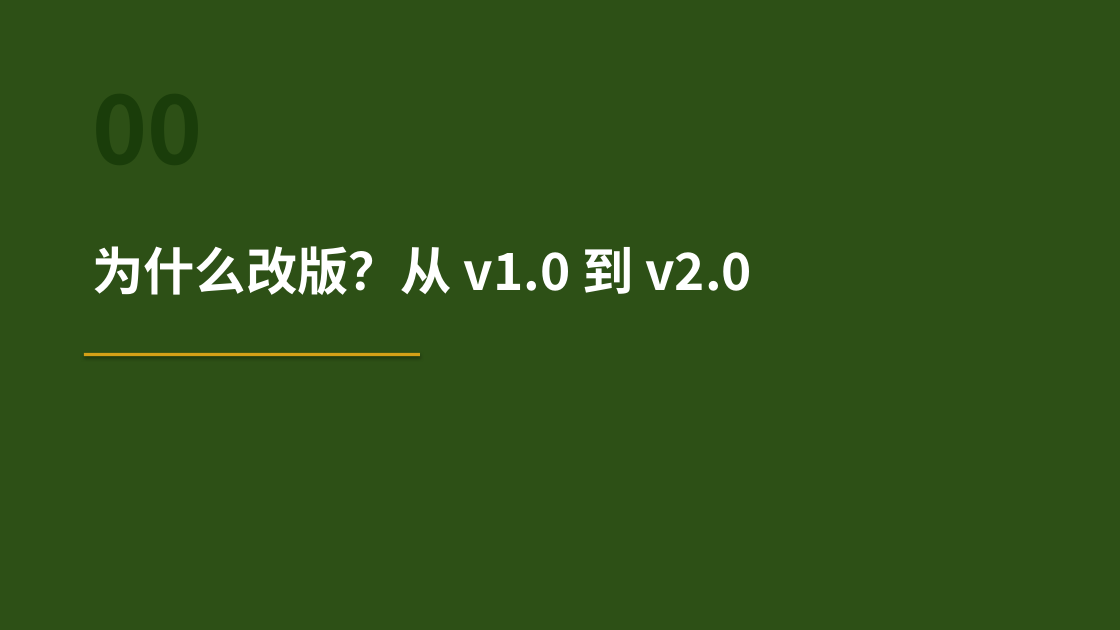
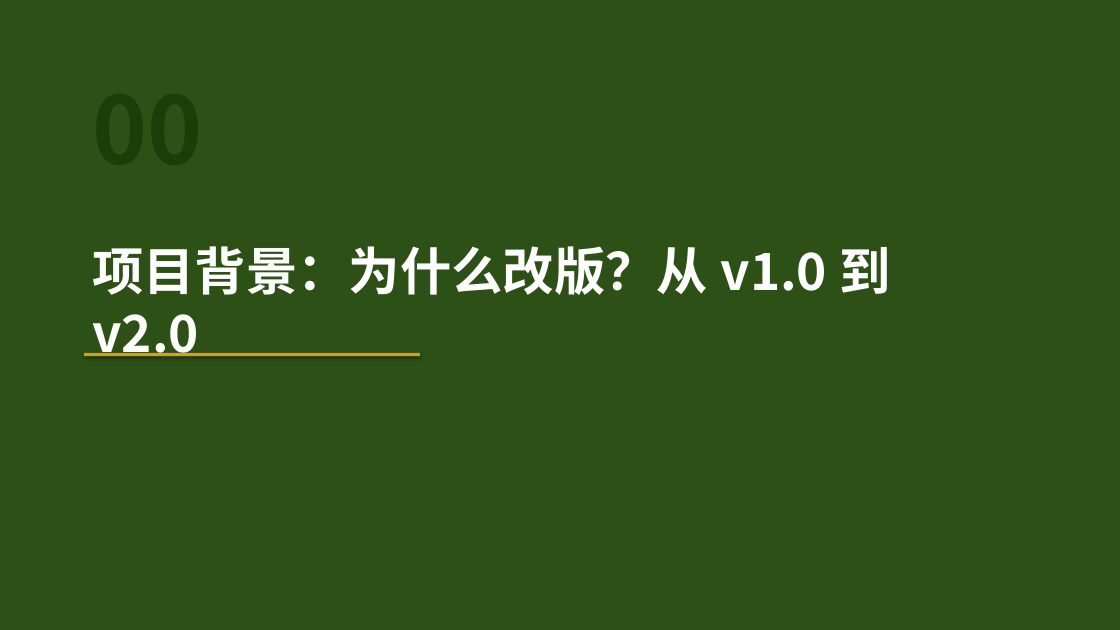
Before and after one commit to 975801846-star/workspace-outputs, a slide deck: slide 2 of tunjunying/plan_v2.pptx. Drawn at 1120x630 pixels with LibreOffice and Linux fonts; fonts in the diff are those of the drawing. Boxes give left, top, right and bottom in pixels: in the first picture for what was removed or moved away, otherwise in the second. Text is boxed around its words. In the diff, an @@ line names an element or a change of style, - is before the commit and + after.

```diff
--- a/tunjunying/plan_v2.pptx
+++ b/tunjunying/plan_v2.pptx
@@ text at <box>92,246,890,356</box>: text changed @@
-为什么改版？从 v1.0 到 v2.0
+项目背景：为什么改版？从 v1.0 到 v2.0
```
Also in this commit, not shown: 19 other slides changed, 2 slides added.
